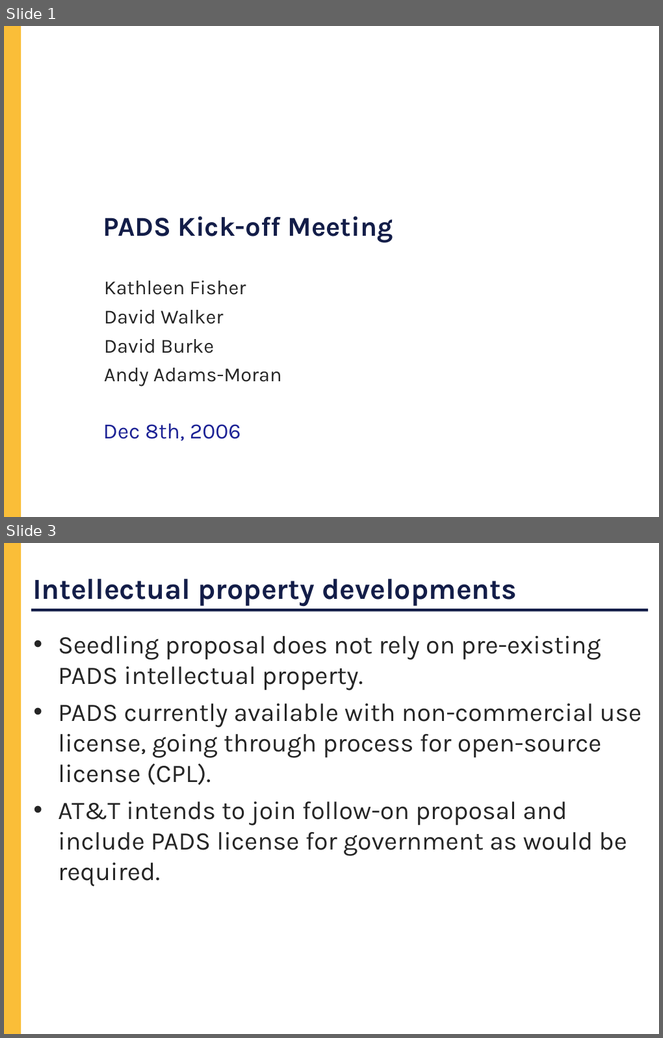
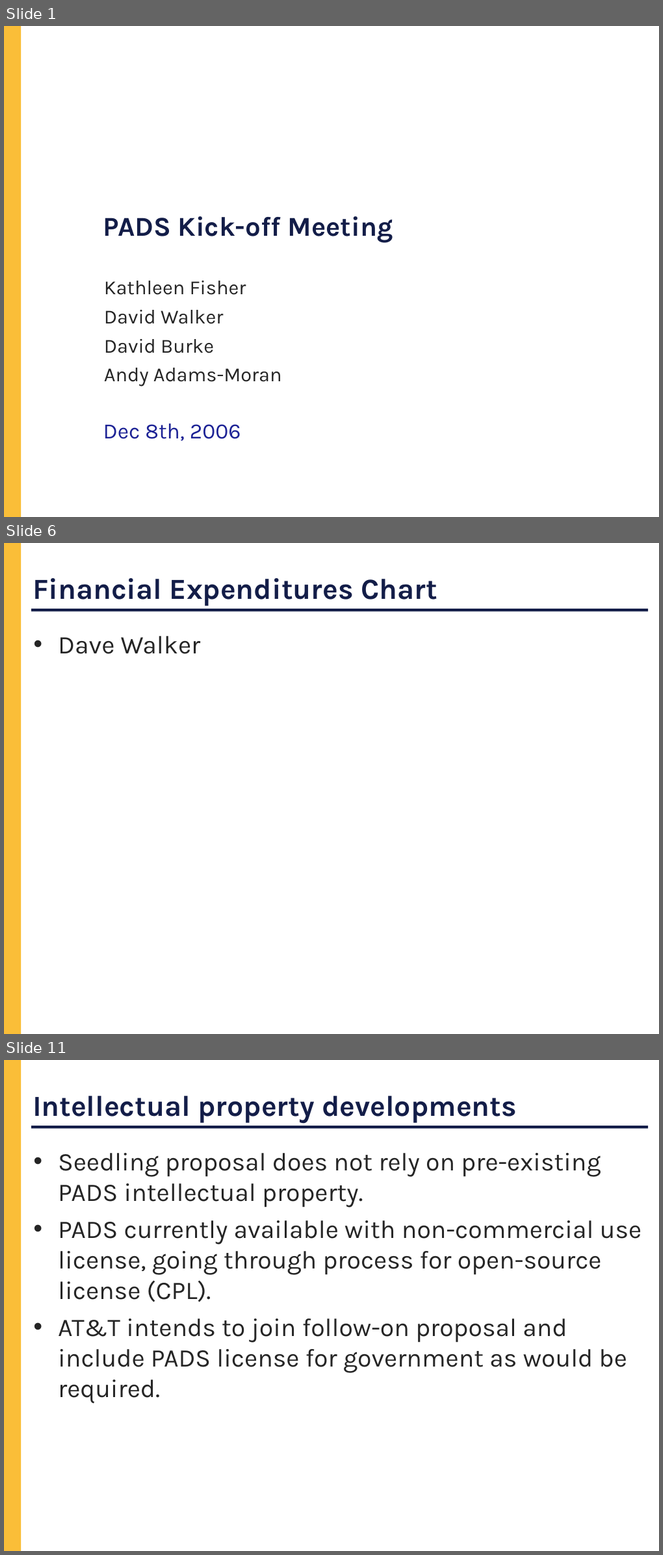
Before and after one commit to cornell-pl/forest, a slide deck: pads/Notes/DARPA/Kickoff.ppt. Shown one above the other, each under a label of ours: slides 1 and 3 before the commit, slides 1, 6 and 11 after it; the slides between them are not shown. The pictures are 663x1038 and 663x1555 pixels, drawn with LibreOffice and Linux fonts; fonts in the diff are those of the drawing; background and template pictures are left out. Boxes give left, top, right and bottom in pixels: in the first picture for what was removed or moved away, otherwise in the second. Text is boxed around its words. In the diff, an @@ line names an element or a change of style, - is before the commit and + after.

```diff
--- a/pads/Notes/DARPA/Kickoff.ppt
+++ b/pads/Notes/DARPA/Kickoff.ppt
@@ slide 6 added at (x1=4, y1=543, x2=659, y2=1034), background #FFFFFF; not listed: 2 template elements that a slide beside it also shows @@
@@ title added at (x1=33, y1=578, x2=438, y2=606), 32 pt, text #131D48, bold @@
+Financial Expenditures Chart
@@ text added at (x1=58, y1=636, x2=201, y2=654), 28 pt, text #252525 @@
+• Dave Walker
@@ what was slide 3 is now slide 11 @@
```
Also in this commit, not shown: 9 other slides added, 1 slide removed.
